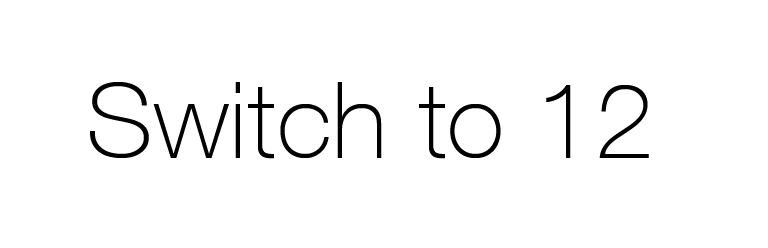
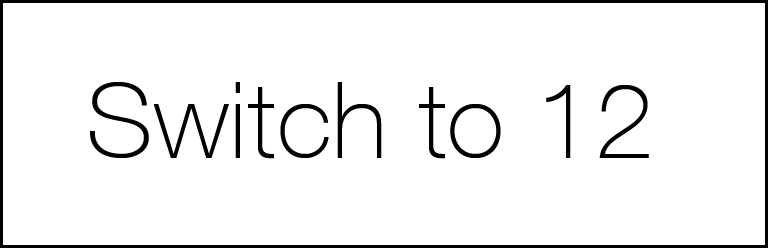
Layer changes from the first 768 × 248 image to the second:
added layer "Layer 1" above "Background copy" over box(0, 0, 768, 248)
